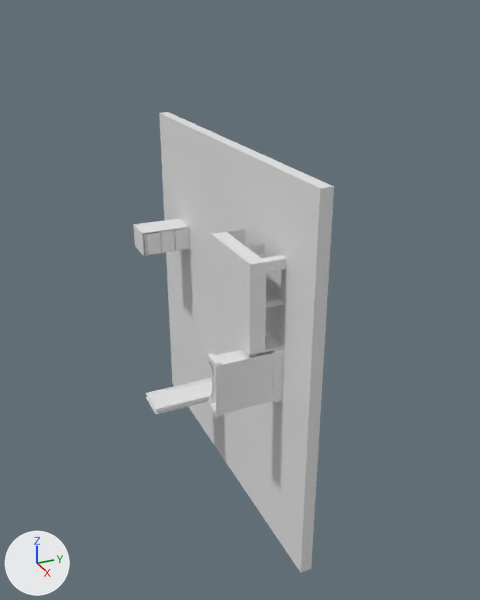
What one commit did to the COLLADA model move_itomp/meshes/merged_all.dae.
Camera for both pictures: a 50 mm lens placed at (50.7, -21.0, 34.8), pointed at (2.3, 0.8, 10.6). Every picture has the same lights, and +X, +Y and +Z are marked at lower left.

The first picture shows 'node'.
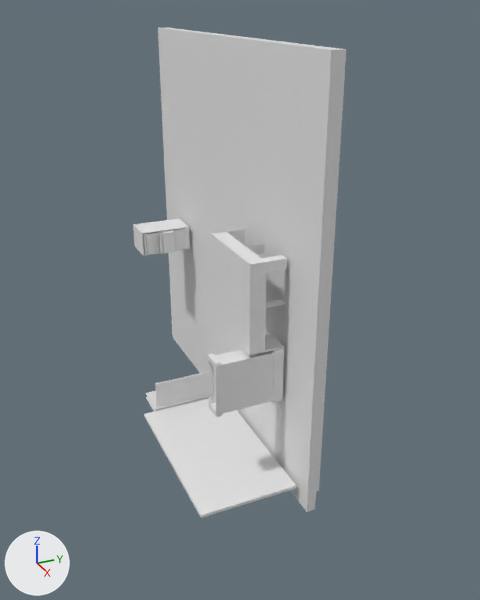
The newer file is also rescaled (x0.4) as a whole; pictures and numbers use the older file's frame.

What differs and where, as boxes (x1, y1, x2, y2) in the pictures (480 x 600 px):
'node', reshaped (6% taller): before (133, 112, 334, 573); after (133, 28, 346, 518)
part 1 of me_shape0, added: after (155, 371, 212, 408)
part 2 of me_shape0, rebuilt (7% wider): before (159, 112, 334, 573); after (158, 28, 346, 512)
part 3 of me_shape0, added: after (144, 398, 296, 518)

The change, as a list of edits to the scene's bpy script:
```text
Change me_shape0:
    used by ob_node; location = (0.0, 0.0, 0.0)
    remove me_shape0.from_pydata(...)  # 4841 vertices, 8933 faces; spans x -16.0..16.0, y -6.9..1.0, z -8.0..24.0
    add me_shape0.from_pydata(...)  # 9119 vertices, 16632 faces; spans x -16.0..16.0, y -8.0..2.5, z -7.2..32.0
    me_shape0 part 1: the loose piece of 228 vertices spanning x -2.6..0.0, y -6.7..0.0, z -0.1..0.0 is copied, and the copy is turned 90 degrees about the y axis through the mesh origin; it spans x -0.1..0.0, y -6.7..0.0, z 0.0..2.6
    me_shape0 part 2: the loose piece of 8 vertices spanning x -16.0..16.0, y 0.0..1.0, z -8.0..24.0 is rebuilt with 14 vertices and now spans x -16.0..16.0, y 0.3..1.3, z -1.8..32.0
    me_shape0 part 3: 395 vertices added at x -5.0..14.7, y -8.0..2.5, z -7.2..0.0
```
